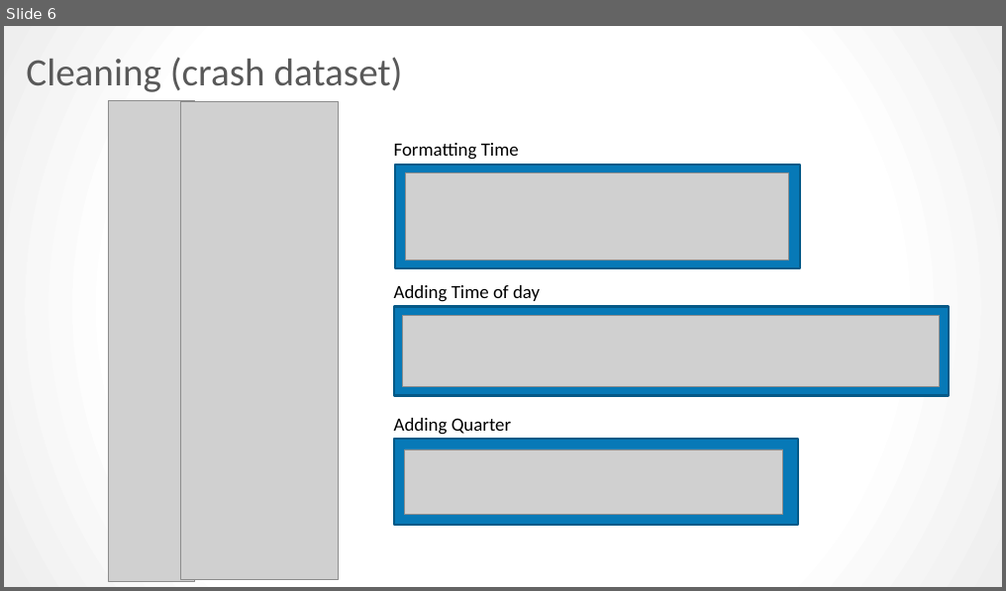
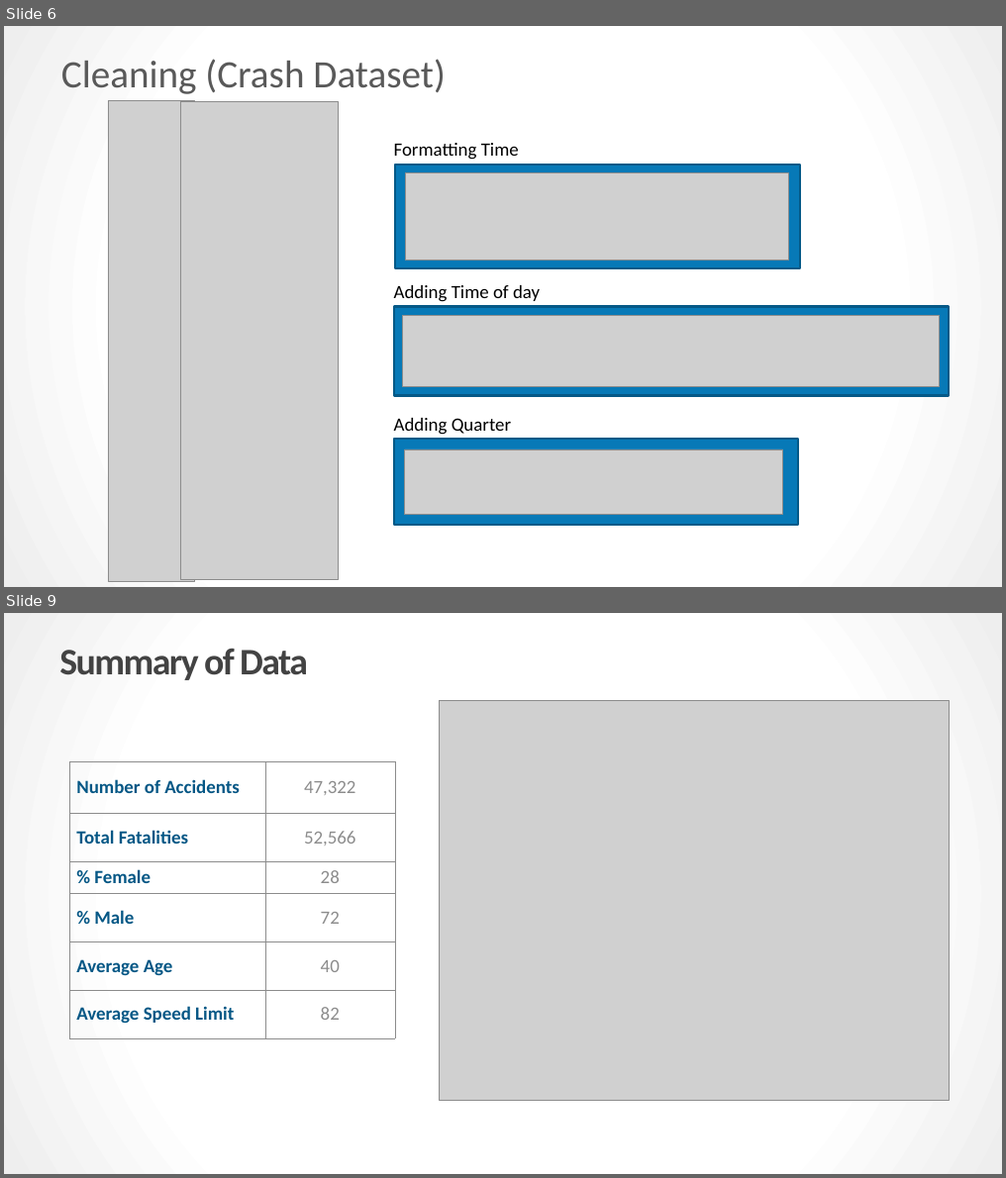
Before and after one commit to kpellas/Project_1, a slide deck: Project Presentation.pptx. Shown one above the other, each under a label of ours: slide 6 before the commit, slides 6 and 9 after it; the slides between them are not shown. The pictures are 1006x591 and 1006x1178 pixels, drawn with LibreOffice and Linux fonts; fonts in the diff are those of the drawing; grey boxes stand for pictures. Boxes give left, top, right and bottom in pixels: in the first picture for what was removed or moved away, otherwise in the second. Text is boxed around its words. In the diff, an @@ line names an element or a change of style, - is before the commit and + after.

```diff
--- a/Project Presentation.pptx
+++ b/Project Presentation.pptx
@@ slide 9 added at (4, 613, 1002, 1174), background gradient #FFFFFF to #EEEEEE @@
@@ text added at (59, 648, 308, 680), 36 pt, text #434343, bold @@
+Summary of Data
@@ picture added at (439, 700, 949, 1100) @@
@@ table added at (69, 761, 395, 1039), 6 rows, 2 columns @@
+Number of Accidents | 47,322
+Total Fatalities | 52,566
+% Female | 28
+% Male | 72
+Average Age | 40
+Average Speed Limit | 82
@@ slide 6 changed as well @@
@@ title at (61, 59, 445, 94): text changed @@
-Cleaning (crash dataset)
+Cleaning (Crash Dataset)
```
Also in this commit, not shown: 4 other slides changed, 22 other slides added, 9 slides removed.
